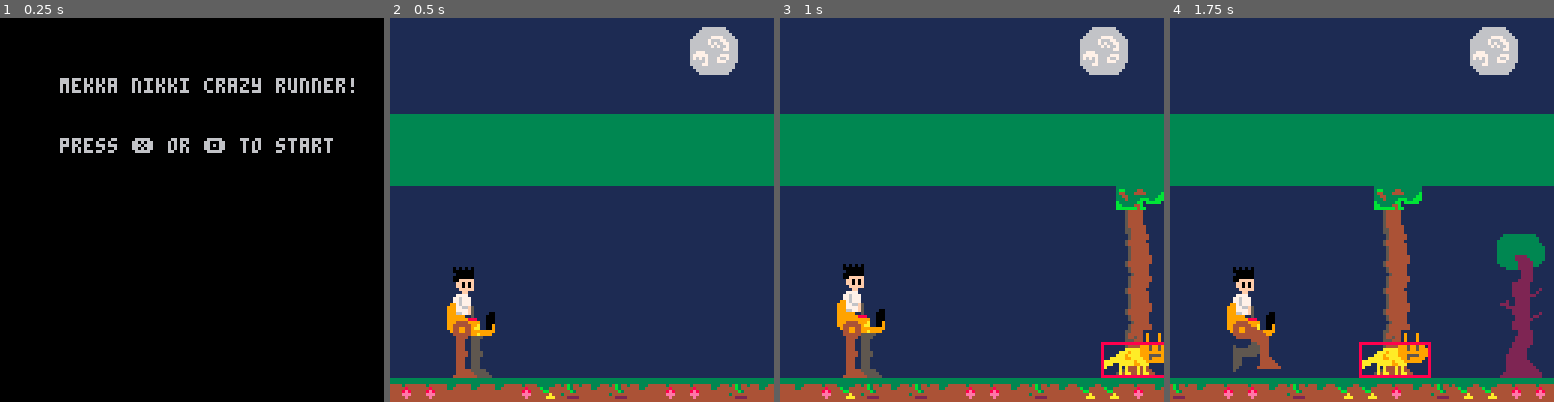
Above: before the commit, frames 1-4 (left to right).
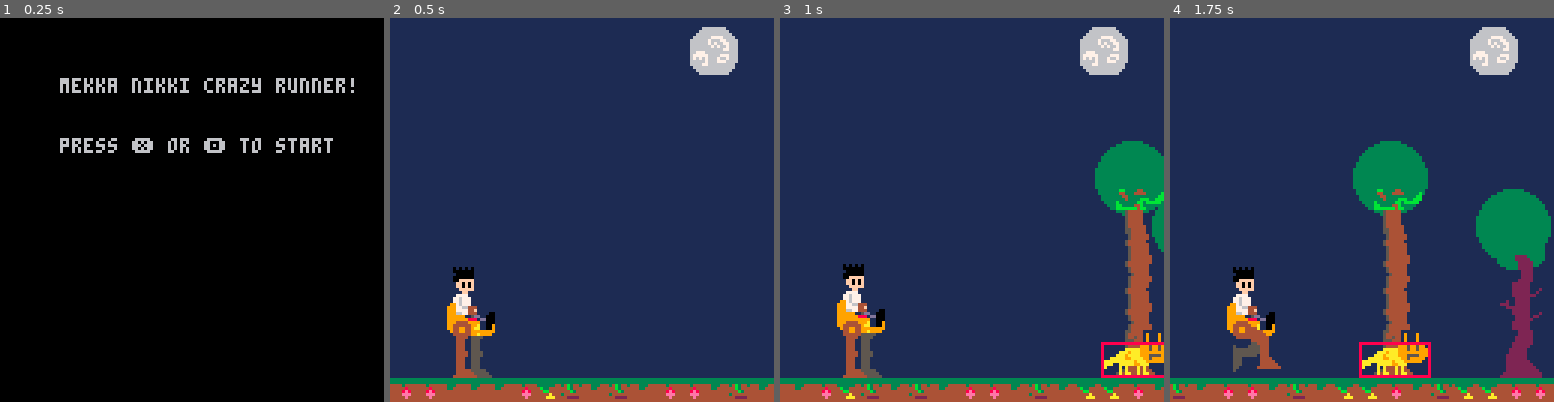
Above: after the commit, the same moments.

Repository: HingeAntoine/MekkaRunner
Game: PICO-8 cartridge mekkarunner.p8
Two runs of this game, one before a commit and one after it. Both use one fixed random seed, a clock stepped at 60 frames per second and the inputs below.
Inputs:
- Up to frame 1 (0.25 s): no input
- Up to frame 2 (0.5 s): tap X (X key) at 0.33 s
- Up to frame 3 (1 s): tap O (Z key) at 0.7 s
- Up to frame 4 (1.75 s): tap X (X key) at 1.07 s; tap O (Z key) at 1.7 s

Frame 1 is identical in both runs. In frame 2, 19% of the frame differs, in the area x 0-100%, y 25-79%; in frame 3, 18%; in frame 4, 20%.

Commit message:
Added new obstacles

Diff:
--- a/mekkarunner.p8
+++ b/mekkarunner.p8
@@ -159,16 +159,31 @@
  setmetatable(obj,layer)
  obj.parts=layerparts
  obj.x=x
+ obj.radius=12
  return obj
 end
 
 function layer:draw()
+
+ circfill(
+  self.x+5,self:miny()-3,
+  self.radius,3)
+
  foreach(self.parts,
   function(obj)
    obj:drawpart(self.x)
   end)
 end
 
+function layer:miny()
+ local y=200
+ foreach(self.parts,
+  function(obj)
+   y=min(obj.y,y)
+  end)
+ return y
+end
+
 function layer:update(x)
  self.x-=x
 end
@@ -211,14 +226,20 @@
 
  layers={}
  add_backgroundtree()
-
 end
 
 function init_obst()
  local r=real_obst.create(145,104,obst_tiles[2])
  local r2=real_obst.create(275,104,obst_tiles[3])
+ local r3=real_obst.create(350,96,obst_tiles[4])
+ local r4=real_obst.create(450,104,obst_tiles[5])
+ local r5=real_obst.create(550,112,obst_tiles[6])
+
  add(obstacles,r)
  add(obstacles,r2)
+ add(obstacles,r3)
+ add(obstacles,r4)
+ add(obstacles,r5)
 end
 
 function init_parts()
@@ -248,7 +269,7 @@
   36,{1,1},{})
 
  hando=obstacle.create(
-  23,{1,1},{})
+  7,{1,1},{})
 
  --legs
  local legh=hitbox.create(
@@ -286,9 +307,6 @@
  is_jumping=false
  is_landing=false
  is_coll=false
-
- x1layer=120
- x2layer=120
 end
 
 function init_obstacles()
@@ -303,7 +321,29 @@
  local nothing=obstacle.create(
   0,{1,1},{})
 
- obst_tiles={nothing,lion,stone_pers}
+ local shit=hitbox.create(
+  1,0,14,24)
+ local stoneguy=obstacle.create(
+  94,{2,3},{shit})
+
+ local hit1=hitbox.create(
+  0,10,21,15)
+ local hit2=hitbox.create(
+  4,3,11,10)
+ local debris1=obstacle.create(
+  96,{3,2},{hit1,hit2})
+
+ hit1=hitbox.create(
+  0,0,23,8)
+ local debris2=obstacle.create(
+  115,{3,1},{hit1})
+
+ obst_tiles={nothing,
+  lion,
+  stone_pers,
+  stoneguy,
+  debris1,
+  debris2}
 end
 
 function create_body(x,y)
@@ -681,9 +721,11 @@
   return
  end
 
- rectfill(0,0,127,31,1)
- rectfill(0,32,127,55,3)
- rectfill(0,56,127,127,1)
+ rectfill(0,0,127,127,1)
+ --rectfill(0,32,127,55,3)
+ --rectfill(0,56,127,127,1)
+
+ --circfill(0,0,15,11)
 
  spr(204,100,3,2,2)
 
Not shown, changed: 40 lines of the sprite sheet (__gfx__) section of mekkarunner.p8
